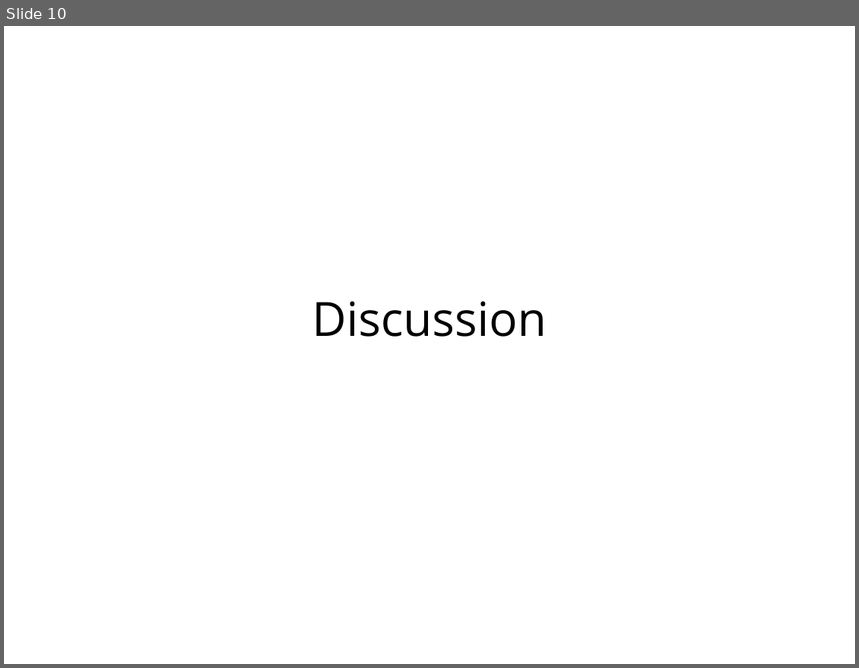
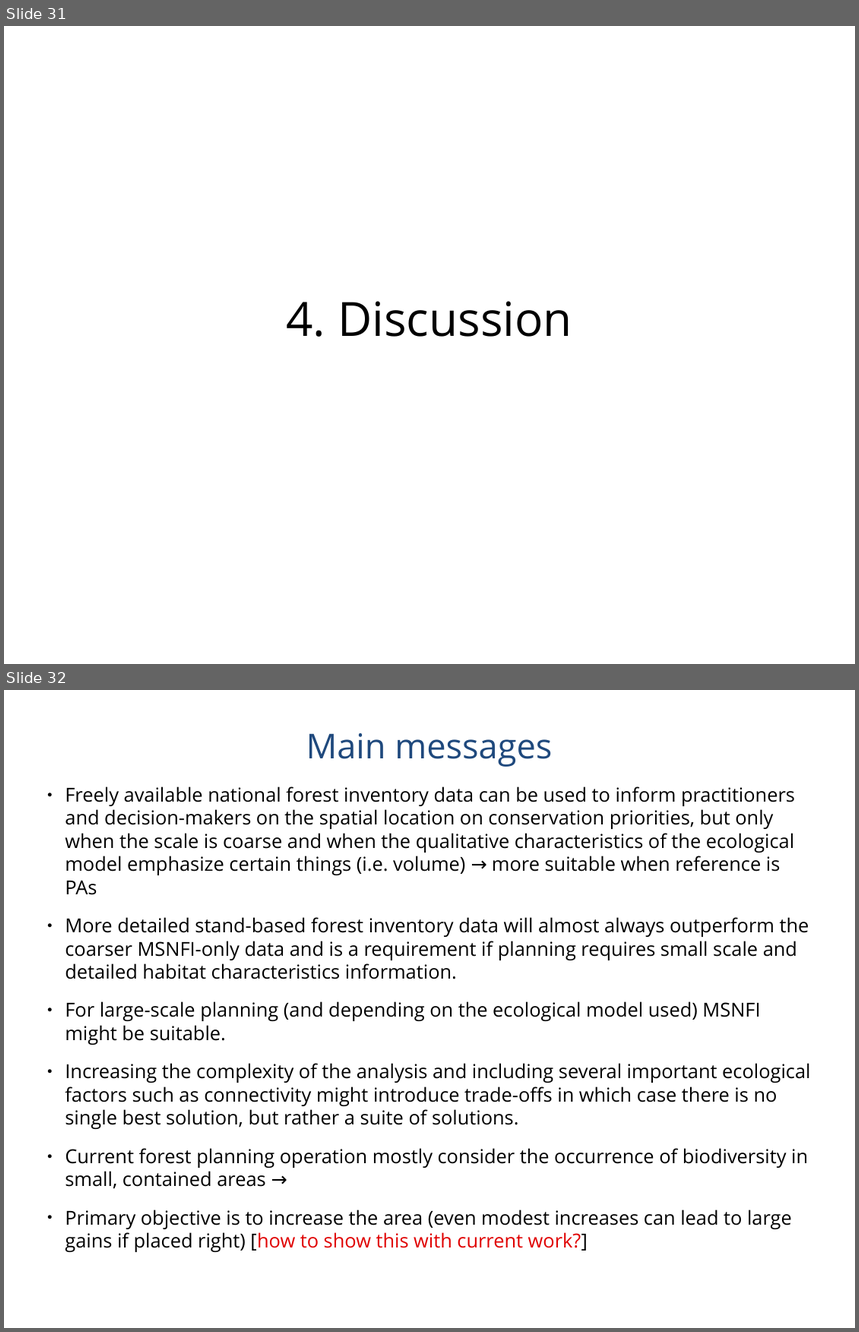
Before and after one commit to jlehtoma/validityms, a slide deck: reports/validity_ms_outline.ppt. Shown one above the other, each under a label of ours: slide 10 before the commit, slides 31 and 32 after it. The pictures are 859x668 and 859x1332 pixels, drawn with LibreOffice and Linux fonts; fonts in the diff are those of the drawing. Boxes give left, top, right and bottom in pixels: in the first picture for what was removed or moved away, otherwise in the second. Text is boxed around its words. In the diff, an @@ line names an element or a change of style, - is before the commit and + after.

```diff
--- a/reports/validity_ms_outline.ppt
+++ b/reports/validity_ms_outline.ppt
@@ slide 32 added at bbox=[4, 690, 855, 1328], background #FFFFFF @@
@@ title added at bbox=[306, 733, 552, 767], 32 pt, text #1F497D @@
+Main messages
@@ text added at bbox=[65, 787, 810, 1252], 18 pt, text #000000 @@
+● Freely available national forest inventory data can be used to inform practitioners and decision-makers on the spatial location on conservation priorities, but only when the scale is coarse and when the qualitative characteristics of the ecological model emphasize certain things (i.e. volume) → more suitable when reference is PAs
+● More detailed stand-based forest inventory data will almost always outperform the coarser MSNFI-only data and is a requirement if planning requires small scale and detailed habitat characteristics information.
+● For large-scale planning (and depending on the ecological model used) MSNFI might be suitable.
+● Increasing the complexity of the analysis and including several important ecological factors such as connectivity might introduce trade-offs in which case there is no single best solution, but rather a suite of solutions.
+● Current forest planning operation mostly consider the occurrence of biodiversity in small, contained areas →
+● Primary objective is to increase the area (even modest increases can lead to large gains if placed right) [how to show this with current work?]
@@ what was slide 10 is now slide 31 @@
@@ slide 31 changed as well @@
@@ text at bbox=[286, 301, 572, 337]: text changed @@
-Discussion
+4. Discussion
```
Also in this commit, not shown: 3 other slides changed, 32 other slides added, 6 slides removed.
